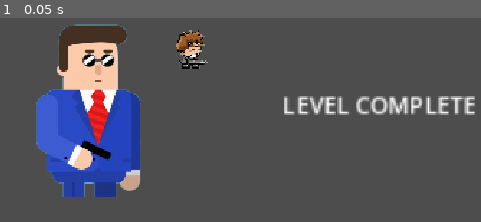
Above: before the commit, frame 1.
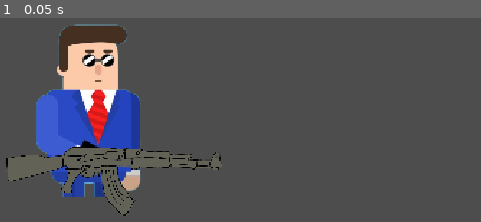
Above: after the commit, the same moment.

Repository: imdevanshrajesh/ragebait-wizardry
Game: Godot game, scene res://player.tscn
Two runs of this game, one before a commit and one after it. Both use one fixed random seed, a clock stepped at 60 frames per second and the inputs below. The project has no main scene, so this scene is started directly.
Inputs:
- Up to frame 1 (0.05 s): no input

The runs differ from the first frame. In frame 1, 6.2% of the frame differs, in the area x 1-99%, y 5-98%.

Commit message:
adding walls

Diff:
--- a/bounce-back/main.tscn
+++ /dev/null
@@ -1,21 +0,0 @@
-[gd_scene format=3 uid="uid://ytqxs36g85id"]
-
-[node name="Main" type="Control" unique_id=69944939]
-layout_mode = 3
-anchors_preset = 15
-anchor_right = 1.0
-anchor_bottom = 1.0
-offset_left = 1.0
-offset_top = 3.0
-offset_right = 1.0
-offset_bottom = 3.0
-grow_horizontal = 2
-grow_vertical = 2
-
-[node name="TextEdit" type="TextEdit" parent="." unique_id=1749656692]
-layout_mode = 0
-offset_left = 293.0
-offset_top = 189.0
-offset_right = 797.0
-offset_bottom = 330.0
-text = "Santa Gives you gift"
--- a/bounce-back/player.gd
+++ /dev/null
@@ -1 +0,0 @@
-extends Node2D
--- a/bounce-back/player.tscn
+++ b/bounce-back/player.tscn
@@ -1,29 +1,34 @@
 [gd_scene format=3 uid="uid://b2ujtvgm0slhk"]
 
-[ext_resource type="Script" uid="uid://b34v3wcjf4g00" path="res://player.gd" id="1_i3pqv"]
-[ext_resource type="PackedScene" uid="uid://fmobyganrg7i" path="res://playing.tscn" id="2_hqtel"]
-[ext_resource type="PackedScene" uid="uid://cpoaij2cyvhs5" path="res://enemy.tscn" id="3_sweqy"]
+[ext_resource type="Texture2D" uid="uid://b65tfjb11swod" path="res://Characters/mr-bullet-400x400 Background Removed.png" id="1_onrkg"]
+[ext_resource type="Texture2D" uid="uid://c7pyde101nbak" path="res://Assets/ak47-2.png" id="2_i3pqv"]
 
-[node name="Node2D" type="Node2D" unique_id=681392842]
-script = ExtResource("1_i3pqv")
+[sub_resource type="RectangleShape2D" id="RectangleShape2D_p1rdq"]
+size = Vector2(189, 287.5)
 
-[node name="Playing" parent="." unique_id=939501367 instance=ExtResource("2_hqtel")]
+[node name="Player" type="Node2D" unique_id=939501367]
 
-[node name="Enemies" type="Node2D" parent="." unique_id=2074954073]
+[node name="Player" type="Area2D" parent="." unique_id=1054547068]
 
-[node name="Enemy" parent="Enemies" unique_id=544123933 instance=ExtResource("3_sweqy")]
+[node name="Sprite2D" type="Sprite2D" parent="Player" unique_id=1160268218]
+position = Vector2(163, 288)
+scale = Vector2(0.66, 0.66)
+texture = ExtResource("1_onrkg")
 
-[node name="Enemy2" parent="Enemies" unique_id=770864274 instance=ExtResource("3_sweqy")]
+[node name="CollisionShape2D" type="CollisionShape2D" parent="Player" unique_id=1862383837]
+position = Vector2(159.5, 287.75)
+shape = SubResource("RectangleShape2D_p1rdq")
 
-[node name="Enemy3" parent="Enemies" unique_id=58472501 instance=ExtResource("3_sweqy")]
+[node name="GunPivot" type="Node2D" parent="Player" unique_id=1708626220]
+position = Vector2(148.99998, 364)
+rotation = 0.05352585
+scale = Vector2(0.99999994, 0.99999994)
 
-[node name="CanvasLayer" type="CanvasLayer" parent="." unique_id=2051962203]
+[node name="GunSprite" type="Sprite2D" parent="Player/GunPivot" unique_id=209942747]
+position = Vector2(45, 24)
+scale = Vector2(0.26886004, 0.27228573)
+texture = ExtResource("2_i3pqv")
 
-[node name="Winlabel" type="Label" parent="CanvasLayer" unique_id=334212208]
-offset_left = 621.0
-offset_top = 311.0
-offset_right = 949.0
-offset_bottom = 398.0
-offset_transform_enabled = true
-offset_transform_scale = Vector2(2.1, 2.1)
-text = "LEVEL COMPLETE"
+[node name="FirePoint" type="Marker2D" parent="Player/GunPivot/GunSprite" unique_id=1883558932]
+position = Vector2(581.14685, -90.96277)
+scale = Vector2(3.8707552, 3.6599083)
--- a/bounce-back/playing.tscn
+++ /dev/null
@@ -1,25 +0,0 @@
-[gd_scene format=3 uid="uid://fmobyganrg7i"]
-
-[ext_resource type="Texture2D" uid="uid://b65tfjb11swod" path="res://Characters/mr-bullet-400x400 Background Removed.png" id="1_6cki8"]
-
-[sub_resource type="RectangleShape2D" id="RectangleShape2D_p1rdq"]
-size = Vector2(189, 287.5)
-
-[node name="Playing" type="Node2D" unique_id=939501367]
-
-[node name="Player" type="Area2D" parent="." unique_id=1054547068]
-
-[node name="Sprite2D" type="Sprite2D" parent="Player" unique_id=1160268218]
-position = Vector2(163, 288)
-scale = Vector2(0.66, 0.66)
-texture = ExtResource("1_6cki8")
-
-[node name="CollisionShape2D" type="CollisionShape2D" parent="Player" unique_id=1862383837]
-position = Vector2(159.5, 287.75)
-shape = SubResource("RectangleShape2D_p1rdq")
-
-[node name="GunPivot" type="Node2D" parent="Player" unique_id=1708626220]
-position = Vector2(226, 285)
-
-[node name="GunSprite" type="Sprite2D" parent="." unique_id=1784572458]
-position = Vector2(227, 286)
Binary file added: bounce-back/Assets/Screenshot 2026-11-14 at 1.05.27 PM Background Removed.png
Not shown, added: bounce-back/Assets/Screenshot 2026-11-14 at 1.05.27 PM Background Removed.png.import
Binary file added: bounce-back/Assets/ak47-2.png
Not shown, added: bounce-back/Assets/ak47-2.png.import
Not shown, removed: bounce-back/player.gd.uid
